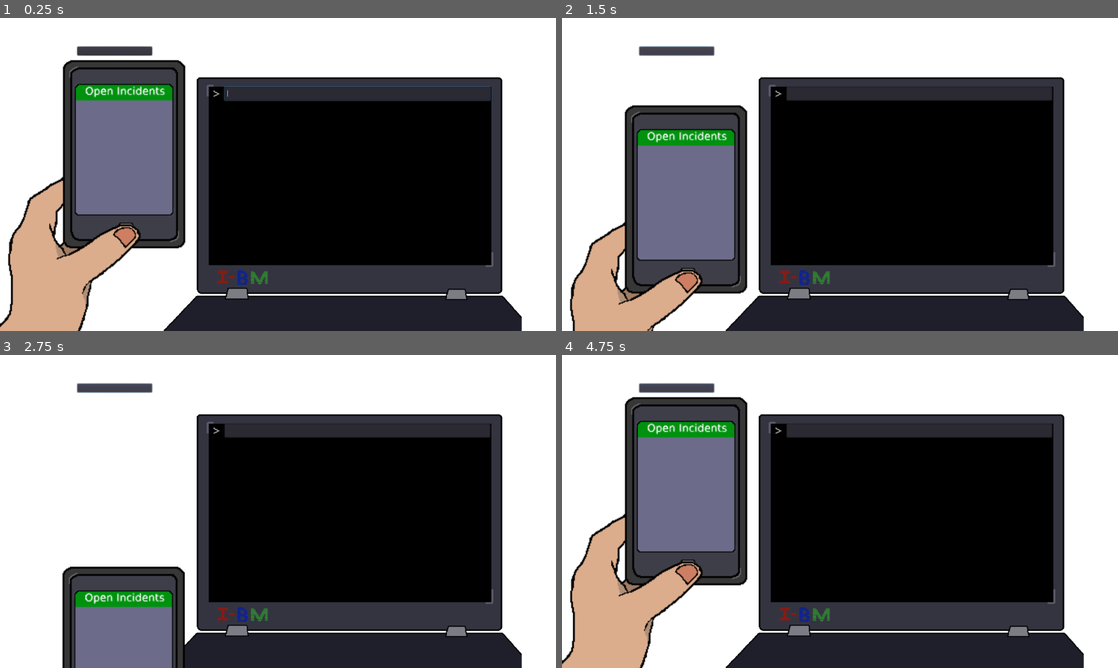
Above: before the commit, frames 1-4 (two rows, left to right).
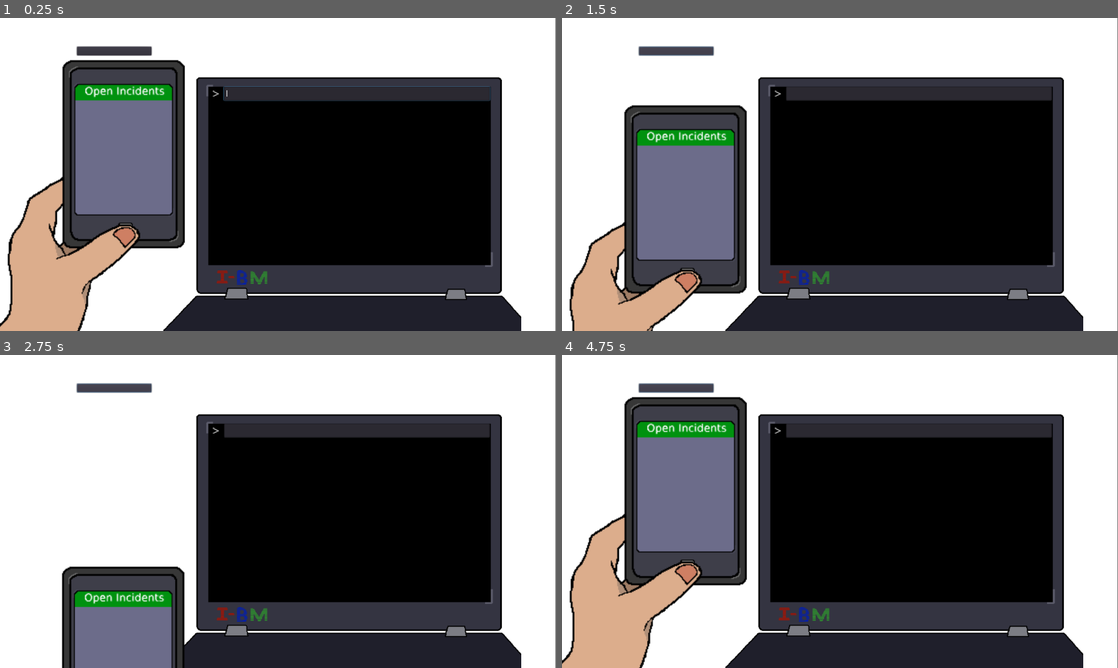
Above: after the commit, the same moments.

Repository: Epitrochoid/ludum-dare-40
Game: Godot game, scene res://Container.tscn
Same seed, same stepped clock (60 frames per second), same inputs: the game is played once before the commit and once after it.
Inputs (mouse positions are in pixels of both pictures, inside the frame that each line leads up to):
- Up to frame 1 (0.25 s): no input
- Up to frame 2 (1.5 s): click (678, 52) at 0.5 s; click (678, 52) at 1.25 s
- Up to frame 3 (2.75 s): click (116, 389) at 2 s
- Up to frame 4 (4.75 s): tap Enter at 2.75, 4.25 s; tap Space at 3.5 s

The runs differ from the first frame. In frame 1, 2.4% of the frame differs, in the area x 0-100%, y 0-100%; in frame 2, 2.2%; in frame 3, 1.3%; in frame 4, 2.3%.

Commit message:
Added state management system
Inspired by godot-redux

Diff:
--- a/Button.gd
+++ b/Button.gd
@@ -1,2 +1,14 @@
+extends Button
+
+onready var phone_actions = preload("res://actions/phone.gd").new()
+
 func _pressed ():
-  emit_signal("pressed")
+  var store = get_node('/root/main').get_store()
+  var phone_state = store.get_state().phone_state
+  if phone_state.open:
+    store.dispatch(phone_actions.close_phone())
+  else:
+    store.dispatch(phone_actions.open_phone())
+
+func _ready ():
+  print("button is ready")
--- a/ColorRect.gd
+++ b/ColorRect.gd
@@ -4,23 +4,19 @@
 # var a = 2
 # var b = "textvar"
 
+onready var phone_actions = preload("res://actions/phone.gd").new()
+
 onready var button = get_node("Button")
 onready var tween = get_node("Tween")
 onready var phone = get_node("Phone")
 
+onready var store = get_node("/root/main").get_store()
+
 var in_view_pos = Vector2(145, 410)
 var out_of_view_pos = Vector2(144, 800)
 
-enum PHONE_POSITION {
-  IN_VIEW,
-  OUT_OF_VIEW
-}
-
 var tween_speed = 0.25
 var position_prop = "position"
-
-var is_tweening = false
-var current_position = PHONE_POSITION.IN_VIEW
 
 # Simple helper function for moving the phone vertically
 func move_phone (start_pos, end_pos):
@@ -35,28 +31,17 @@
   )
   tween.start()
 
-# handles button presses
-func on_button_press ():
-  print(is_tweening)
-  if (!is_tweening):
-    if (current_position == PHONE_POSITION.IN_VIEW):
-      move_phone(in_view_pos, out_of_view_pos)
-      current_position = PHONE_POSITION.OUT_OF_VIEW
-    else:
-      move_phone(out_of_view_pos, in_view_pos)
-      current_position = PHONE_POSITION.IN_VIEW
 
-func on_tween_start ():
-  print("tween start")
-  is_tweening = true
-
-func on_tween_complete ():
-  print("tween complete")
-  is_tweening = false
+# react to state changes
+func on_state_change (state):
+  var phone_open = state.phone_state.open
+  print("state change", state)
+  if phone_open:
+    move_phone(out_of_view_pos, in_view_pos)
+  else:
+    move_phone(in_view_pos, out_of_view_pos)
 
 # Connect the button to the press handler as
 # soon as this view is ready
 func _ready ():
-  button.connect("pressed", self, "on_button_press")
-  tween.connect("tween_start", self, "on_tween_start")
-  tween.connect("tween_complete", self, "on_tween_complete")
+  store.subscribe(self, "on_state_change")
--- /dev/null
+++ b/Container.gd
@@ -0,0 +1,15 @@
+extends Container
+
+# class member variables go here, for example:
+# var a = 2
+# var b = "textvar"
+
+# Game entry point
+func _ready():
+  # initialize game state
+	pass
+
+#func _process(delta):
+#	# Called every frame. Delta is time since last frame.
+#	# Update game logic here.
+#	pass
--- a/Container.tscn
+++ b/Container.tscn
@@ -1,18 +1,20 @@
-[gd_scene load_steps=5 format=2]
+[gd_scene load_steps=6 format=2]
 
 [ext_resource path="res://ColorRect.gd" type="Script" id=1]
 [ext_resource path="res://assets/laptop_colored.png" type="Texture" id=2]
 [ext_resource path="res://TerminalLine.tscn" type="PackedScene" id=3]
 [ext_resource path="res://assets/phone_with_interface.png" type="Texture" id=4]
+[ext_resource path="res://Button.gd" type="Script" id=5]
 
-[node name="Container" type="Container"]
+[node name="Main" type="Container"]
 
 light_mask = 15
 anchor_left = 0.0
 anchor_top = 0.0
 anchor_right = 0.0
 anchor_bottom = 0.0
-margin_right = 1280.0
+margin_left = -1.0
+margin_right = 1279.0
 margin_bottom = 720.0
 rect_pivot_offset = Vector2( 0, 0 )
 rect_clip_content = false
@@ -131,6 +133,7 @@
 shortcut = null
 group = null
 flat = false
+script = ExtResource( 5 )
 
 [node name="Tween" type="Tween" parent="ColorRect"]
 
--- /dev/null
+++ b/Store.gd
@@ -0,0 +1,31 @@
+extends Object
+
+var _state = {}
+var _reducerMap = {}
+
+signal state_changed(state)
+
+func get_state ():
+  return _state
+
+func dispatch (action):
+  for reducer_name in _reducerMap.keys():
+    var state = _state[reducer_name]
+    var reducer = _reducerMap[reducer_name]
+    var next_state = reducer.call_func(state, action)
+    print(next_state)
+    if (next_state != state):
+      _state[reducer_name] = next_state
+      emit_signal("state_changed", _state)
+
+func subscribe (target, method_name):
+  connect("state_changed", target, method_name)
+
+func unsubscribe (target, method_name):
+  disconnect("state_changed", target, method_name)
+
+func _init (reducerMap):
+  for reducer_name in reducerMap.keys():
+    var reducerInstance = reducerMap[reducer_name]
+    _reducerMap[reducer_name] = funcref(reducerInstance, "reducer")
+    _state[reducer_name] = reducerInstance.initial_state
--- /dev/null
+++ b/action_types/phone.gd
@@ -0,0 +1,2 @@
+var OPEN = "OPEN_PHONE"
+var CLOSE = "CLOSE_PHONE"
--- /dev/null
+++ b/actions/phone.gd
@@ -0,0 +1,10 @@
+var action_types
+
+func open_phone ():
+  return { "type": action_types.OPEN }
+
+func close_phone ():
+  return { "type": action_types.CLOSE }
+
+func _init ():
+  action_types = preload("res://action_types/phone.gd").new()
--- /dev/null
+++ b/main.gd
@@ -0,0 +1,20 @@
+# NOTE: this is preloaded and accessible via get_node("/root/main")
+extends Node
+
+var Store = preload("Store.gd")
+
+var game_state = preload("reducers/game_state.gd").new()
+var phone_state = preload("reducers/phone_state.gd").new()
+var store
+
+func get_store():
+  print(store)
+  return store
+
+func _ready ():
+  store = Store.new({
+    "game_state": game_state,
+    "phone_state": phone_state
+  })
+
+  print(store.get_state())
--- a/project.godot
+++ b/project.godot
@@ -14,6 +14,10 @@
 run/main_scene="res://Container.tscn"
 config/icon="res://icon.png"
 
+[autoload]
+
+main="*res://main.gd"
+
 [display]
 
 window/size/width=1280
--- /dev/null
+++ b/reducers/game_state.gd
@@ -0,0 +1,4 @@
+var initial_state = {}
+
+func reducer (state, action):
+  return state
--- /dev/null
+++ b/reducers/phone_state.gd
@@ -0,0 +1,24 @@
+var action_types
+var dict_util
+
+const initial_state = {
+  "open": true
+}
+
+func reducer (state, action):
+  var type = action.type
+  var new_state
+  match type:
+    action_types.OPEN:
+      new_state = dict_util.shallow_copy(state)
+      new_state.open = true
+      return new_state
+    action_types.CLOSE:
+      new_state = dict_util.shallow_copy(state)
+      new_state.open = false
+      return new_state
+  return state
+
+func _init ():
+  action_types = preload("res://action_types/phone.gd").new()
+  dict_util = preload("res://util/dict_util.gd")
--- /dev/null
+++ b/util/dict_util.gd
@@ -0,0 +1,5 @@
+static func shallow_copy (dict):
+  var new_dict = {}
+  for key in dict.keys():
+    new_dict[key] = dict[key]
+  return new_dict
